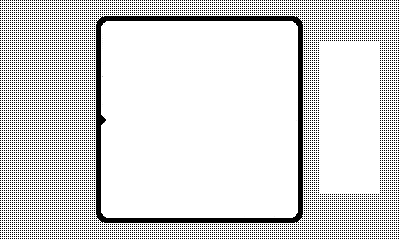
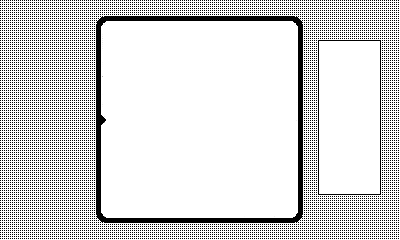
Layers edited between the first and the second 400×240 image:
painted on "Dithering" over [318, 40, 381, 195]
